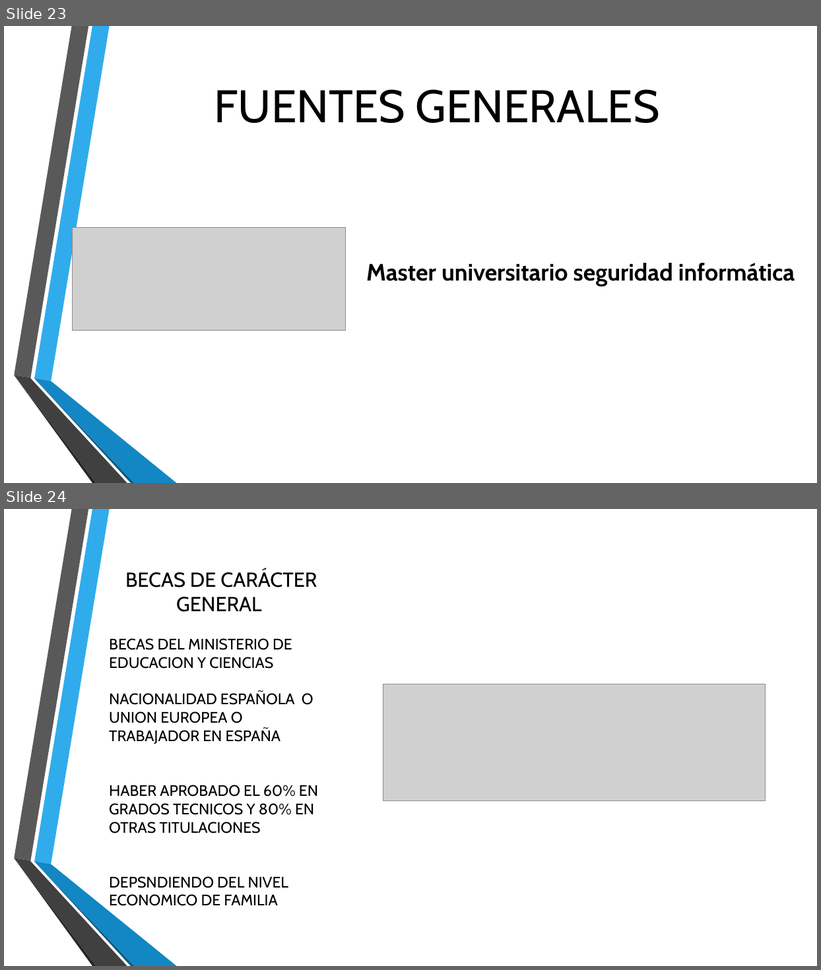
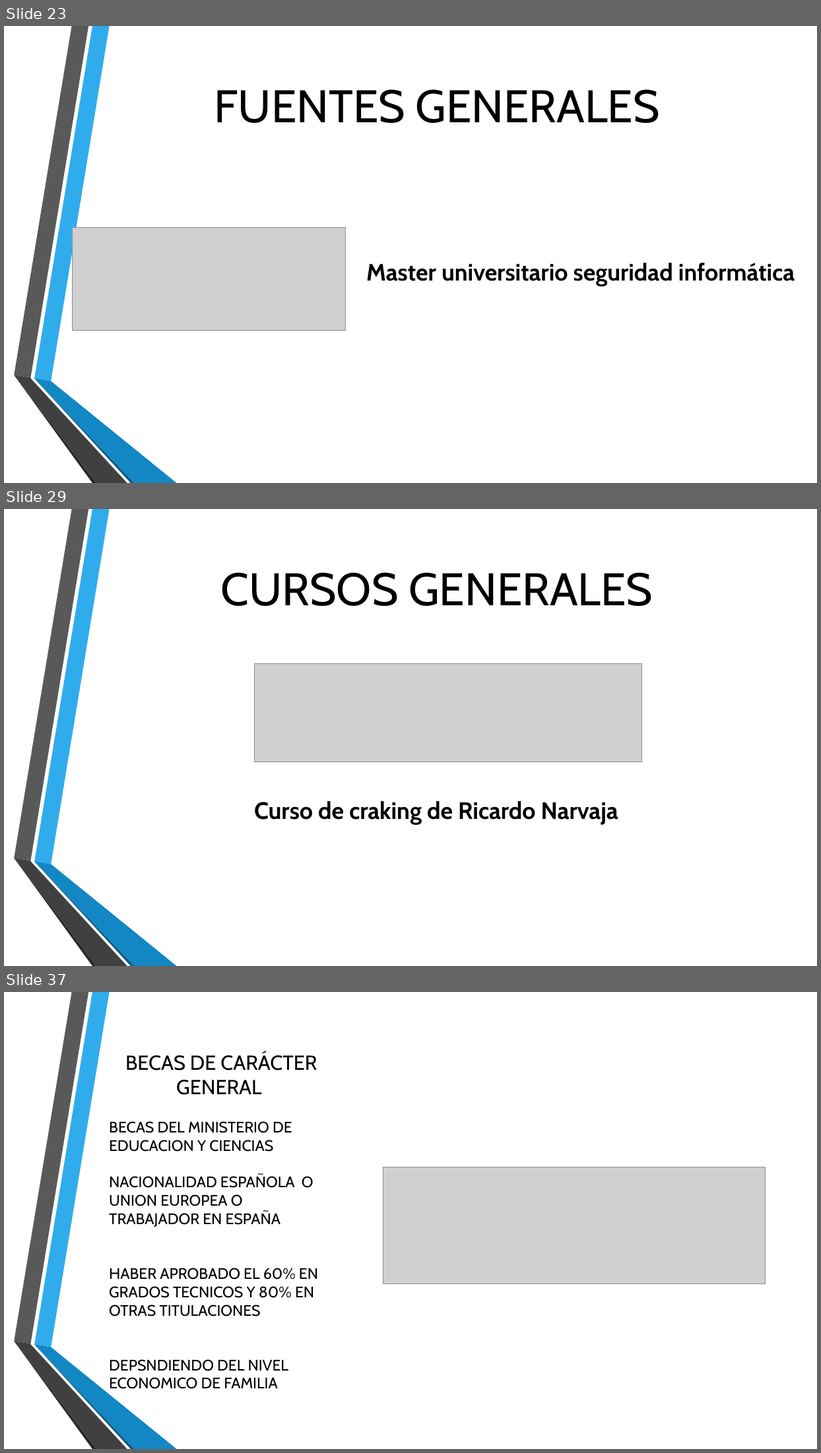
Before and after one commit to Rijaelto/TG1, a slide deck: TG1_final.pptx. Shown one above the other, each under a label of ours: slides 23 and 24 before the commit, slides 23, 29 and 37 after it; the slides between them are not shown. The pictures are 821x970 and 821x1453 pixels, drawn with LibreOffice and Linux fonts; fonts in the diff are those of the drawing; grey boxes stand for pictures; background and template pictures are left out. Boxes give left, top, right and bottom in pixels: in the first picture for what was removed or moved away, otherwise in the second. Text is boxed around its words. In the diff, an @@ line names an element or a change of style, - is before the commit and + after.

```diff
--- a/TG1_final.pptx
+++ b/TG1_final.pptx
@@ slide 29 added at (4,509,817,966), background picture (left out); not listed: 6 template elements that a slide beside it also shows @@
@@ title added at (221,572,653,606), 54 pt, text #000000 @@
+CURSOS GENERALES
@@ picture added at (255,663,642,762) @@
@@ text added at (254,801,618,824), 28 pt, text #000000, bold @@
+Curso de craking de Ricardo Narvaja
@@ what was slide 24 is now slide 37 @@
```
Also in this commit, not shown: 2 slides changed, 15 other slides added.
